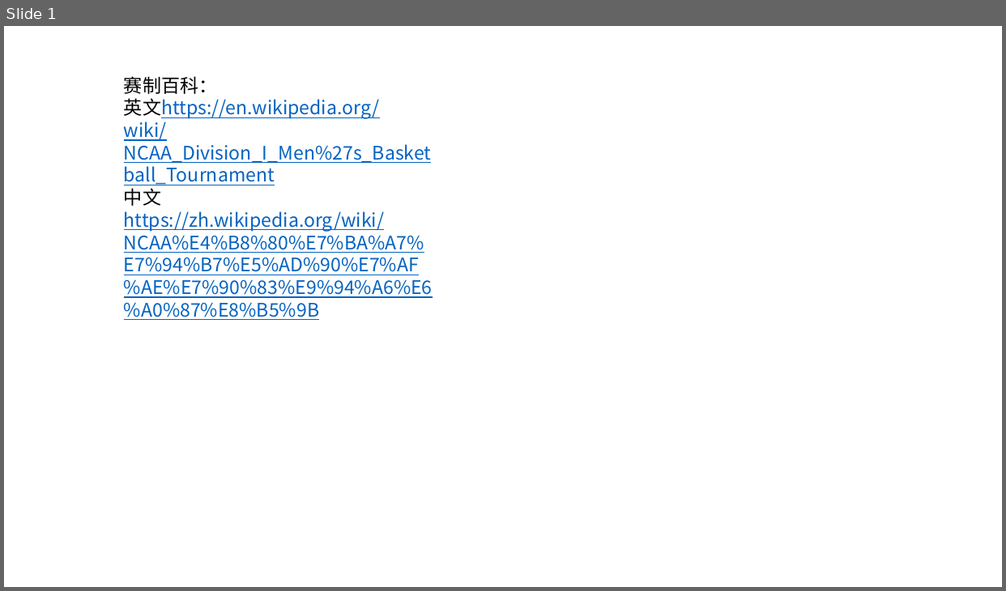
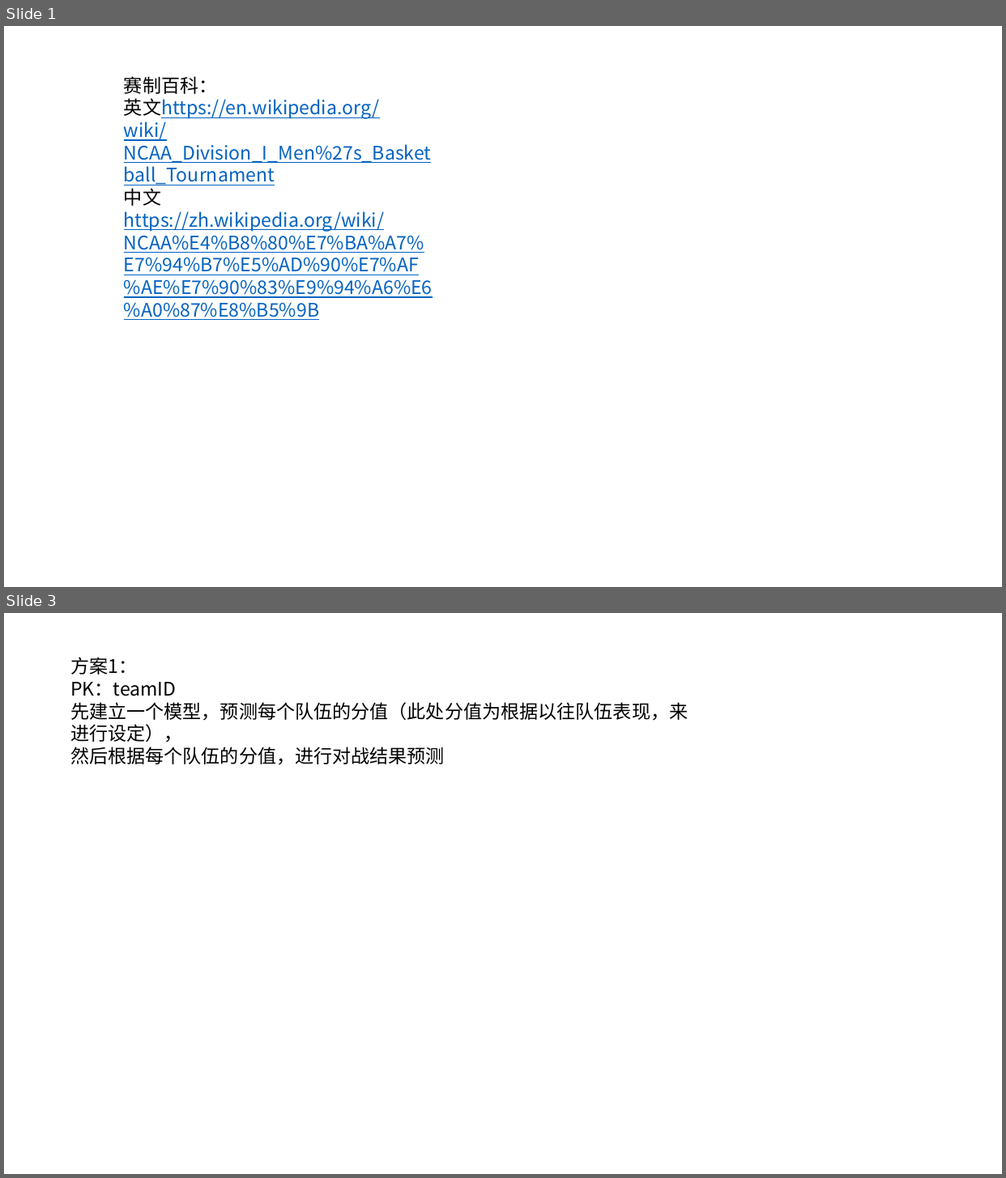
Before and after one commit to liProDS/2020-NCAAM, a slide deck: report/things_memo.pptx. Shown one above the other, each under a label of ours: slide 1 before the commit, slides 1 and 3 after it; the slides between them are not shown. The pictures are 1006x591 and 1006x1178 pixels, drawn with LibreOffice and Linux fonts; fonts in the diff are those of the drawing. Boxes give left, top, right and bottom in pixels: in the first picture for what was removed or moved away, otherwise in the second. Text is boxed around its words. In the diff, an @@ line names an element or a change of style, - is before the commit and + after.

```diff
--- a/report/things_memo.pptx
+++ b/report/things_memo.pptx
@@ slide 3 added at (4, 613, 1002, 1174), background #FFFFFF @@
@@ text added at (70, 657, 688, 765), 18 pt, text #000000 @@
+方案1：
+PK：teamID
+先建立一个模型，预测每个队伍的分值（此处分值为根据以往队伍表现，来进行设定），
+然后根据每个队伍的分值，进行对战结果预测
```
Also in this commit, not shown: 3 other slides added, 3 other files.
